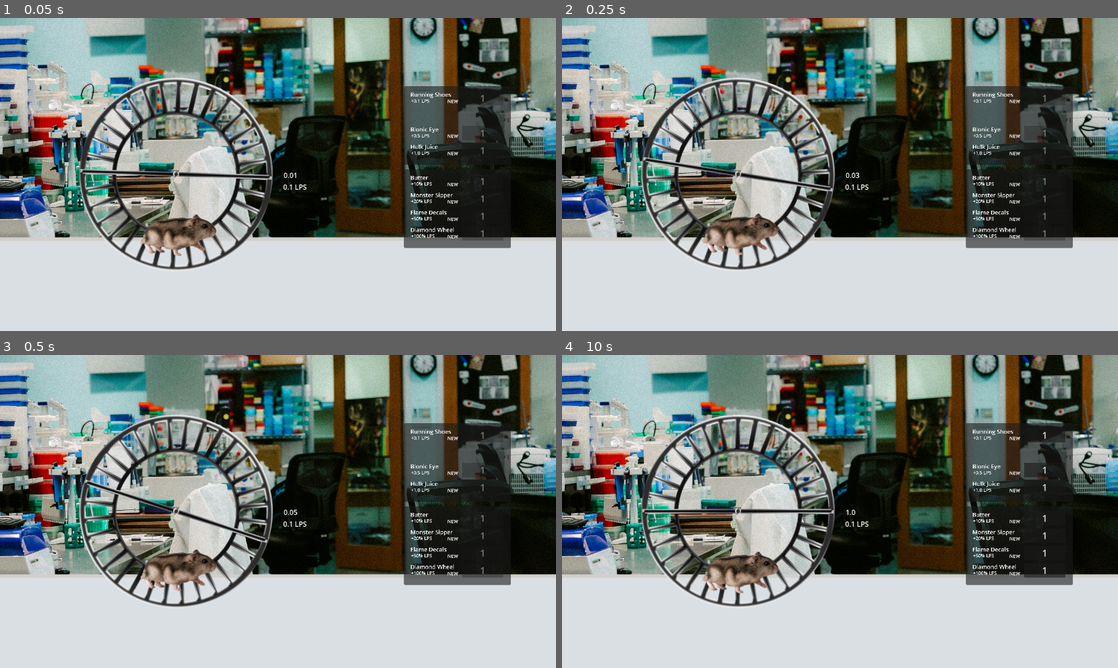
Above: before the commit, frames 1-4 (two rows, left to right).
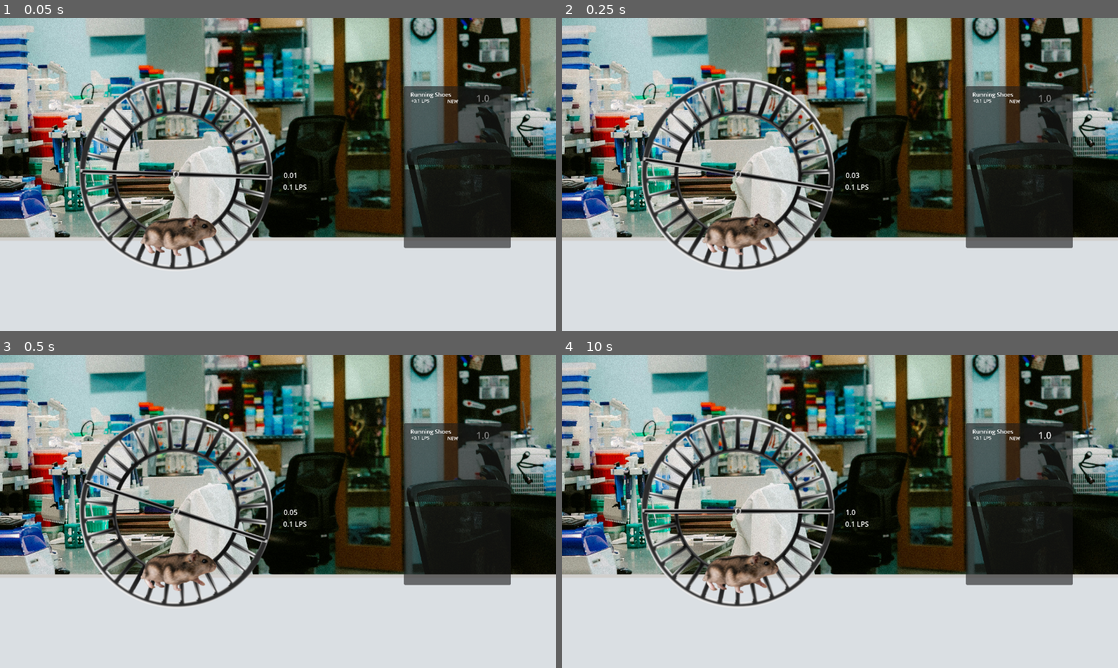
Above: after the commit, the same moments.

Repository: Trashcan445/gmtk_jam_repo
Game: Godot game, scene res://scenes/hamster_clicker.tscn
Two runs of this game, one before a commit and one after it. Both use one fixed random seed, a clock stepped at 60 frames per second and the inputs below.
Inputs (mouse positions are in pixels of both pictures, inside the frame that each line leads up to):
- Up to frame 1 (0.05 s): no input
- Up to frame 2 (0.25 s): no input
- Up to frame 3 (0.5 s): no input
- Up to frame 4 (10 s): tap Enter (ui_accept) at 0.5, 0.77, 3.77, 6.77, 9.77 s; move the mouse to (962, 495) at 0.52 s; hold Right (ui_right) 0.53-1.25 s; click (962, 495) at 0.67 s; drag from (728, 527) to (812, 574) at 1.27 s; move the mouse to (895, 442) at 2.02 s; hold Right (ui_right) 2.03-2.75 s; drag from (812, 574) to (673, 464) at 2.77 s; move the mouse to (1006, 558) at 3.52 s; hold Left (ui_left) 3.53-4.25 s; drag from (673, 464) to (756, 433) at 4.27 s; move the mouse to (867, 511) at 5.02 s; hold Down (ui_down) 5.03-5.75 s; click (867, 511) at 5.17 s; drag from (756, 433) to (728, 527) at 5.77 s; move the mouse to (962, 495) at 6.52 s; hold Up (ui_up) 6.53-7.25 s; drag from (728, 527) to (812, 574) at 7.27 s; move the mouse to (895, 442) at 8.02 s; hold Down (ui_down) 8.03-8.75 s; drag from (812, 574) to (673, 464) at 8.77 s; move the mouse to (1006, 558) at 9.52 s; hold Up (ui_up) from 9.53 s (still down); click (1006, 558) at 9.67 s

The runs differ from the first frame. In frame 1, 0.5% of the frame differs, in the area x 73-88%, y 24-71%; in frame 2, 0.5%; in frame 3, 0.5%; in frame 4, 0.8%, in the area x 73-91%, y 24-72%.

Commit message:
Adjusting upgrade econ, first draft

Diff:
--- a/gmtk_jam/scenes/shop.tscn
+++ b/gmtk_jam/scenes/shop.tscn
@@ -9,79 +9,79 @@
 name = "Running Shoes"
 increase = 0.1
 increase_type = 0
-cost = 1
-cost_increase = 1
+cost = 1.0
+cost_increase = 0.8
 lps_to_unlock = 0.0
 metadata/_custom_type_script = "uid://dp7ti5a83t8p8"
 
 [sub_resource type="Resource" id="Resource_2fc2m"]
 script = ExtResource("2_1l46r")
 name = "2 more legs"
-increase = 0.25
+increase = 0.8
 increase_type = 0
-cost = 1
-cost_increase = 1
-lps_to_unlock = 0.2
+cost = 10.0
+cost_increase = 6.4
+lps_to_unlock = 0.8
 metadata/_custom_type_script = "uid://dp7ti5a83t8p8"
 
 [sub_resource type="Resource" id="Resource_8r1wq"]
 script = ExtResource("2_1l46r")
 name = "Bionic Eye"
-increase = 0.5
+increase = 51.2
 increase_type = 0
-cost = 1
-cost_increase = 1
-lps_to_unlock = 0.0
+cost = 500.0
+cost_increase = 409.6
+lps_to_unlock = 51.2
 metadata/_custom_type_script = "uid://dp7ti5a83t8p8"
 
 [sub_resource type="Resource" id="Resource_1l46r"]
 script = ExtResource("2_1l46r")
 name = "Hulk Juice"
-increase = 1.0
+increase = 3276.8
 increase_type = 0
-cost = 1
-cost_increase = 1
-lps_to_unlock = 0.0
+cost = 25000.0
+cost_increase = 26214.4
+lps_to_unlock = 3276.8
 metadata/_custom_type_script = "uid://dp7ti5a83t8p8"
 
 [sub_resource type="Resource" id="Resource_ajxib"]
 script = ExtResource("2_1l46r")
 name = "Butter"
-increase = 0.1
+increase = 0.5
 increase_type = 1
-cost = 1
-cost_increase = 1
-lps_to_unlock = 0.0
+cost = 50.0
+cost_increase = 51.2
+lps_to_unlock = 6.4
 metadata/_custom_type_script = "uid://dp7ti5a83t8p8"
 
 [sub_resource type="Resource" id="Resource_y6sft"]
 script = ExtResource("2_1l46r")
 name = "Monster Sipper"
-increase = 0.2
+increase = 1.0
 increase_type = 1
-cost = 1
-cost_increase = 1
-lps_to_unlock = 0.0
+cost = 5000.0
+cost_increase = 3276.8
+lps_to_unlock = 409.6
 metadata/_custom_type_script = "uid://dp7ti5a83t8p8"
 
 [sub_resource type="Resource" id="Resource_m4ofw"]
 script = ExtResource("2_1l46r")
-name = "Flame Decals"
-increase = 0.5
+name = "Pelaton TV Instructor"
+increase = 2.0
 increase_type = 1
-cost = 1
-cost_increase = 1
-lps_to_unlock = 0.0
+cost = 250000.0
+cost_increase = 209715.0
+lps_to_unlock = 26214.4
 metadata/_custom_type_script = "uid://dp7ti5a83t8p8"
 
 [sub_resource type="Resource" id="Resource_heatd"]
 script = ExtResource("2_1l46r")
 name = "Diamond Wheel"
-increase = 1.0
+increase = 4.0
 increase_type = 1
-cost = 1
-cost_increase = 1
-lps_to_unlock = 0.0
+cost = 2.5e+06
+cost_increase = 1.67772e+06
+lps_to_unlock = 209715.0
 metadata/_custom_type_script = "uid://dp7ti5a83t8p8"
 
 [node name="Shop" type="Node2D" node_paths=PackedStringArray("upgradeDisplays")]
--- a/gmtk_jam/scripts/upgrade_hamster.gd
+++ b/gmtk_jam/scripts/upgrade_hamster.gd
@@ -5,8 +5,8 @@
 @export var name : String = "Unnamed Upgrade"
 @export var increase : float = 0.1
 @export var increase_type : INCREASE_TYPE = INCREASE_TYPE.Loops_Per_Second
-@export var cost : int = 1
-@export var cost_increase : int = 1
+@export var cost : float = 1
+@export var cost_increase : float = 1
 @export var lps_to_unlock : float = 0.0
 var currentLevel : int = 0
 
